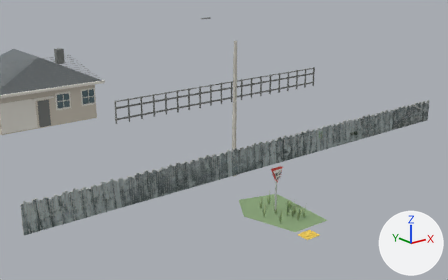
The Blender file tools/modeling/source/PineHillGiveWayIntersection.blend, before and after one commit.
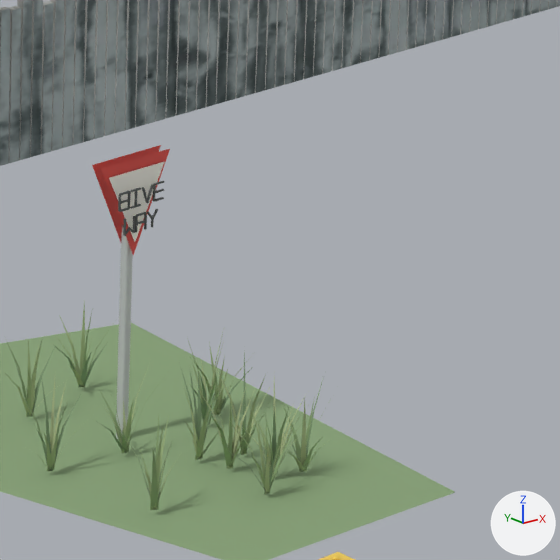
Each version appears first whole from a 50 mm lens placed at (-26.71, -15.74, 13.7), pointed at (-7.15, 8.71, 3.92), and next in a close-up on the part from 57% to 77% of the width and 51% to 83% of the height. Arrows for +X, +Y and +Z are at lower right; the lights stay in place. The first two pictures are the older version.

Names of what the first close-up shows: 'Approach-facing GIVE WAY legend', 'Give-way enamel face', 'Give-way red triangular sign', 'Give-way steel post', 'Grass berm near kerb', 'Pine Hill 34m individually boarded timber fence', 'PineHillAsset_Ornamental grass blade 0', 'PineHillAsset_Ornamental grass blade 1', 'PineHillAsset_Ornamental grass blade 2', 'PineHillAsset_Ornamental grass blade 3' and 1 more.
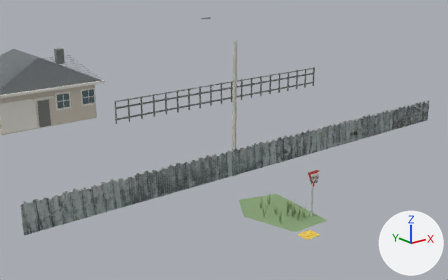
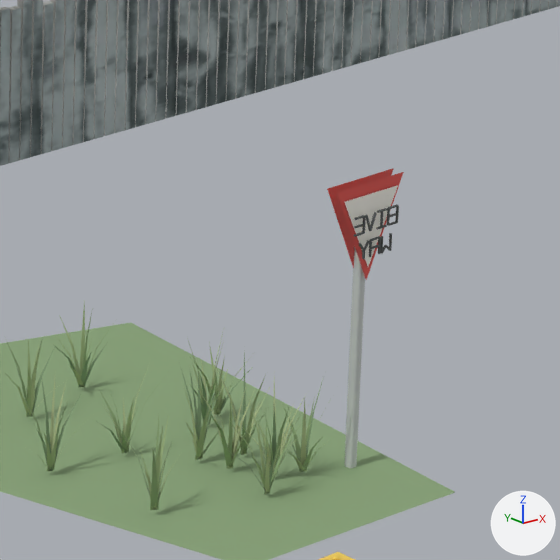
Commit message: Fix Pine Hill give-way sign lettering

Where the change shows, as pixel boxes [x1, y1, x2, y2] in the close-ups (560 x 560 px):
'Give-way steel post', moved: before [116, 226, 133, 439]; after [344, 248, 365, 468]
'Give-way red triangular sign', moved: before [92, 145, 170, 255]; after [327, 168, 404, 280]
'Give-way enamel face', moved: before [109, 162, 164, 242]; after [345, 185, 398, 266]
'Approach-facing GIVE WAY legend', moved, mirrored: before [118, 181, 164, 236]; after [354, 204, 399, 259]

The edits, one by one:
me_give_way_red_triangular_signmesh is used by ob_give_way_red_triangular_sign; parent ob_pinehillgivewayintersection; location (0.0, 0.0, 0.0).
me_give_way_red_triangular_signmesh had 6 vertices, 2 faces and spanned x -5.69..-4.91, y 6.52..6.63, z 1.7..2.56.
me_give_way_red_triangular_signmesh now has 6 vertices, 2 faces and spans x -4.59..-3.81, y 4.92..5.03, z 1.7..2.56.
me_give_way_red_triangular_signmesh part 1: the whole mesh is moved by (1.1, -1.6, 0.0).
me_give_way_enamel_facemesh is used by ob_give_way_enamel_face; parent ob_pinehillgivewayintersection; location (0.0, 0.0, 0.0).
me_give_way_enamel_facemesh had 6 vertices, 2 faces and spanned x -5.616..-4.984, y 6.505..6.53, z 1.82..2.465.
me_give_way_enamel_facemesh now has 6 vertices, 2 faces and spans x -4.516..-3.884, y 4.905..4.93, z 1.82..2.465.
me_give_way_enamel_facemesh part 2: the whole mesh is moved by (1.1, -1.6, 0.0).
me_approach_facing_give_way_legendmesh is used by ob_approach_facing_give_way_legend; parent ob_pinehillgivewayintersection; location (0.0, 0.0, 0.0).
me_approach_facing_give_way_legendmesh had 240 vertices, 180 faces and spanned x -5.554..-5.052, y 6.432..6.45, z 1.943..2.329.
me_approach_facing_give_way_legendmesh now has 240 vertices, 180 faces and spans x -4.448..-3.946, y 4.832..4.85, z 1.943..2.329.
me_approach_facing_give_way_legendmesh part 3: the whole mesh is mirrored in x about its middle, then moved by (1.106, -1.6, 0.0).
Object 'Give-way steel post' (ob_give_way_steel_post) moves from (-5.3, 6.6, 1.21) to (-4.2, 5.0, 1.21).
